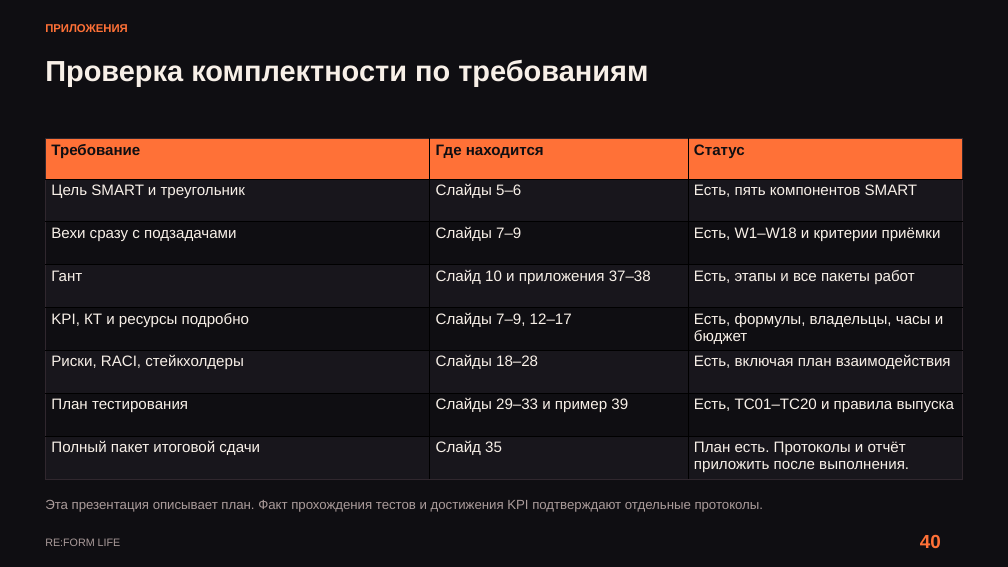
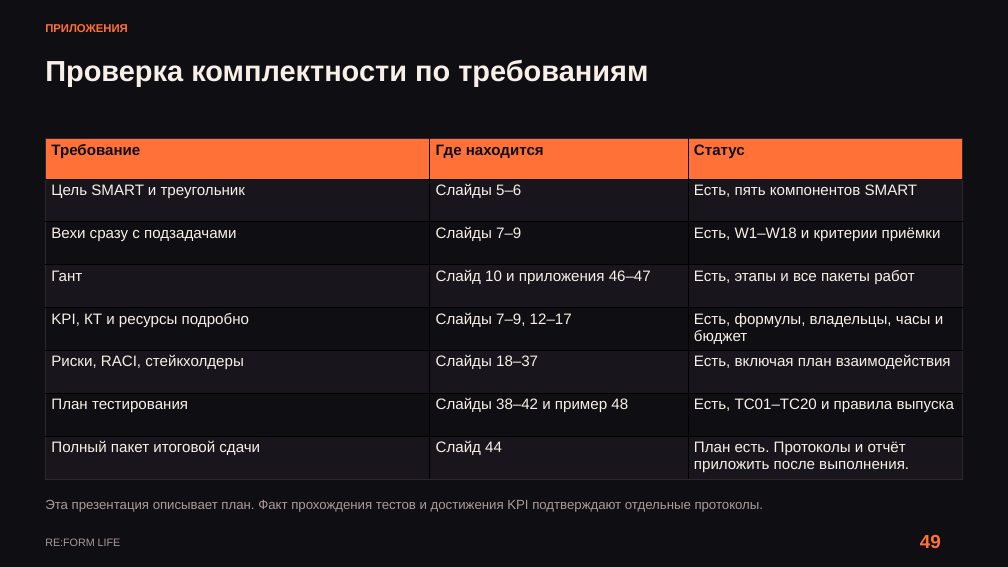
Before and after one commit to kartaamigo/RE-FORM-LIFE, a slide deck: slide 49 of docs/project-plan/RE_FORM_LIFE_Reviewed_Design.pptx (slide 40 before the commit). Drawn at 1008x567 pixels with LibreOffice and Linux fonts; fonts in the diff are those of the drawing. Boxes give left, top, right and bottom in pixels: in the first picture for what was removed or moved away, otherwise in the second. Text is boxed around its words. In the diff, an @@ line names an element or a change of style, - is before the commit and + after.

```diff
--- a/docs/project-plan/RE_FORM_LIFE_Reviewed_Design.pptx
+++ b/docs/project-plan/RE_FORM_LIFE_Reviewed_Design.pptx
@@ table at [45,138,962,478] @@
-row 4, column 2: Слайд 10 и приложения 37–38
+row 4, column 2: Слайд 10 и приложения 46–47
-row 6, column 2: Слайды 18–28
+row 6, column 2: Слайды 18–37
-row 7, column 2: Слайды 29–33 и пример 39
+row 7, column 2: Слайды 38–42 и пример 48
-row 8, column 2: Слайд 35
+row 8, column 2: Слайд 44
@@ text at [920,535,941,548]: text changed @@
-40
+49
```
Also in this commit, not shown: 12 other slides changed, 11 slides added, 2 slides removed, 2 other files.
